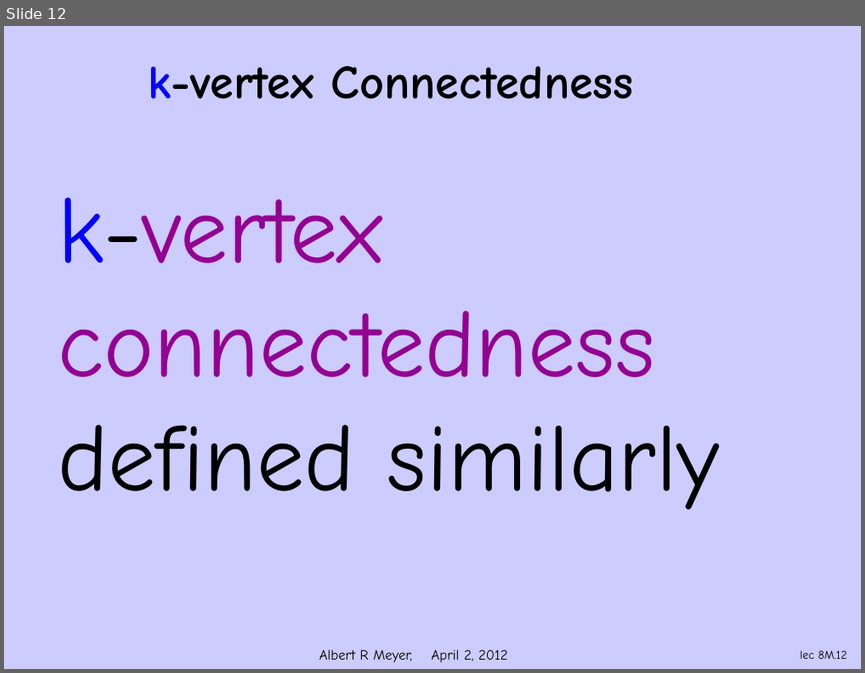
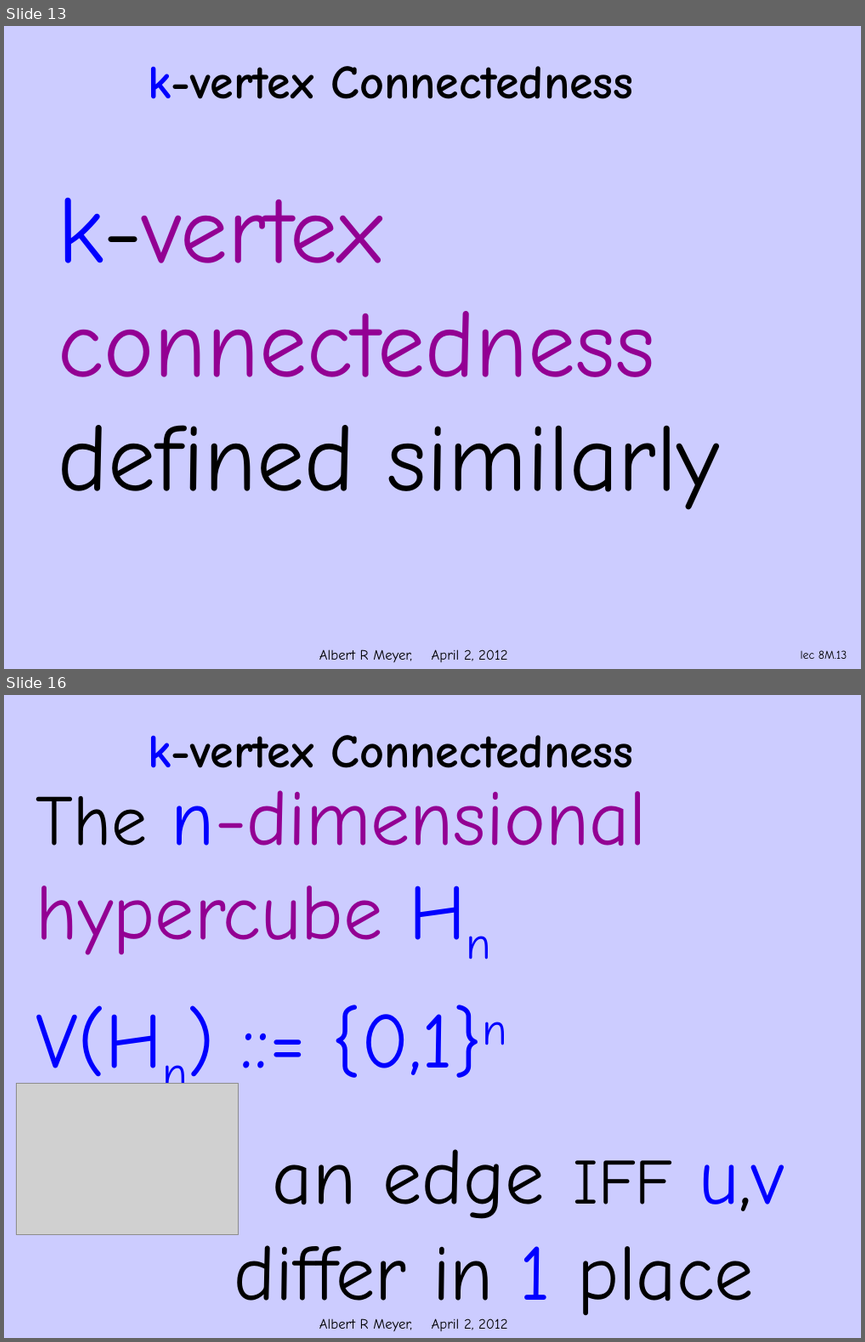
Before and after one commit to armeyer/mcs_web, a slide deck: spring12/slidesS12/simple-k-connect.pptx. Shown one above the other, each under a label of ours: slide 12 before the commit, slides 13 and 16 after it; the slides between them are not shown. The pictures are 865x673 and 865x1342 pixels, drawn with LibreOffice and Linux fonts; fonts in the diff are those of the drawing; grey boxes stand for pictures; background and template pictures are left out. Boxes give left, top, right and bottom in pixels: in the first picture for what was removed or moved away, otherwise in the second. Text is boxed around its words. In the diff, an @@ line names an element or a change of style, - is before the commit and + after.

Commit message:
add CP_n_dim_hypercube_no_tree for cp8m

```diff
--- a/spring12/slidesS12/simple-k-connect.pptx
+++ b/spring12/slidesS12/simple-k-connect.pptx
@@ slide 16 added at (x1=4, y1=695, x2=861, y2=1338), background #CCCCFF; not listed: 1 template element that a slide beside it also shows @@
@@ title added at (x1=148, y1=735, x2=633, y2=768), 40 pt, text #000000, bold @@
+k-vertex Connectedness
@@ text added at (x1=36, y1=790, x2=784, y2=1324), 66 pt, text #000000 @@
+The n-dimensional
+hypercube Hn
+V(Hn) ::= {0,1}n
+an edge IFF u,v differ in 1 place
@@ picture added at (x1=17, y1=1083, x2=238, y2=1235) @@
@@ what was slide 12 is now slide 13 @@
@@ page number at (x1=800, y1=650, x2=847, y2=658): text changed @@
-lec 8M.12
+lec 8M.13
```
Also in this commit, not shown: 3 slides changed, 2 other slides added, 3 other files.
